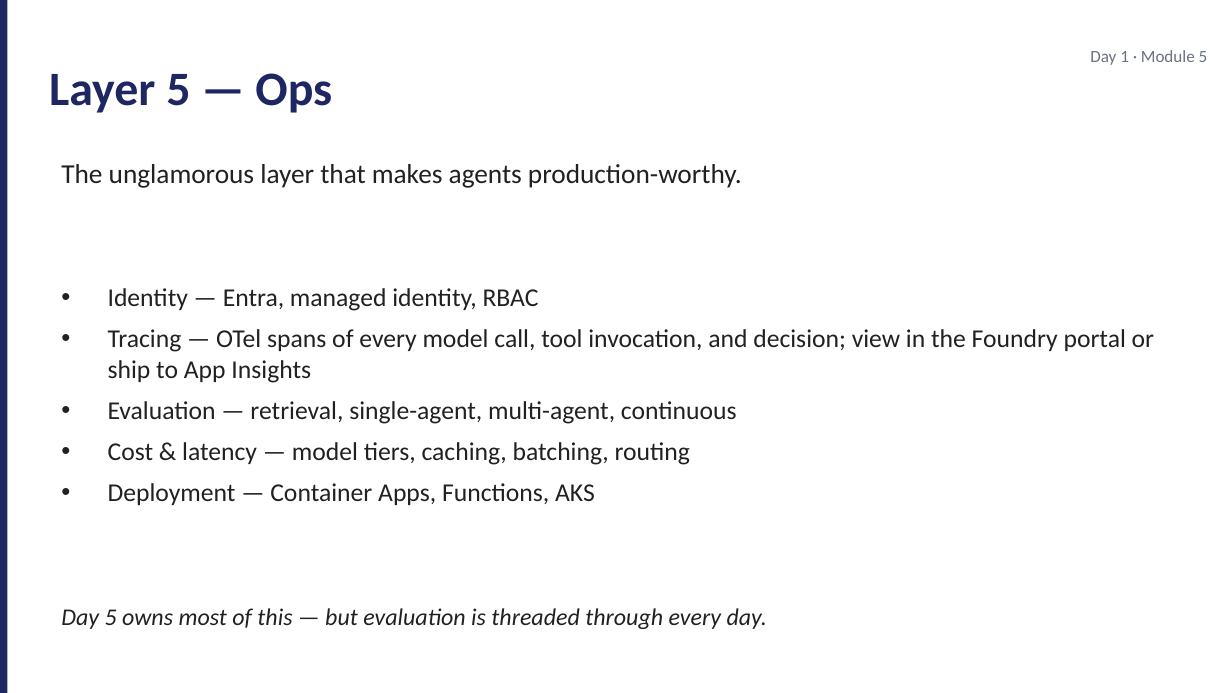
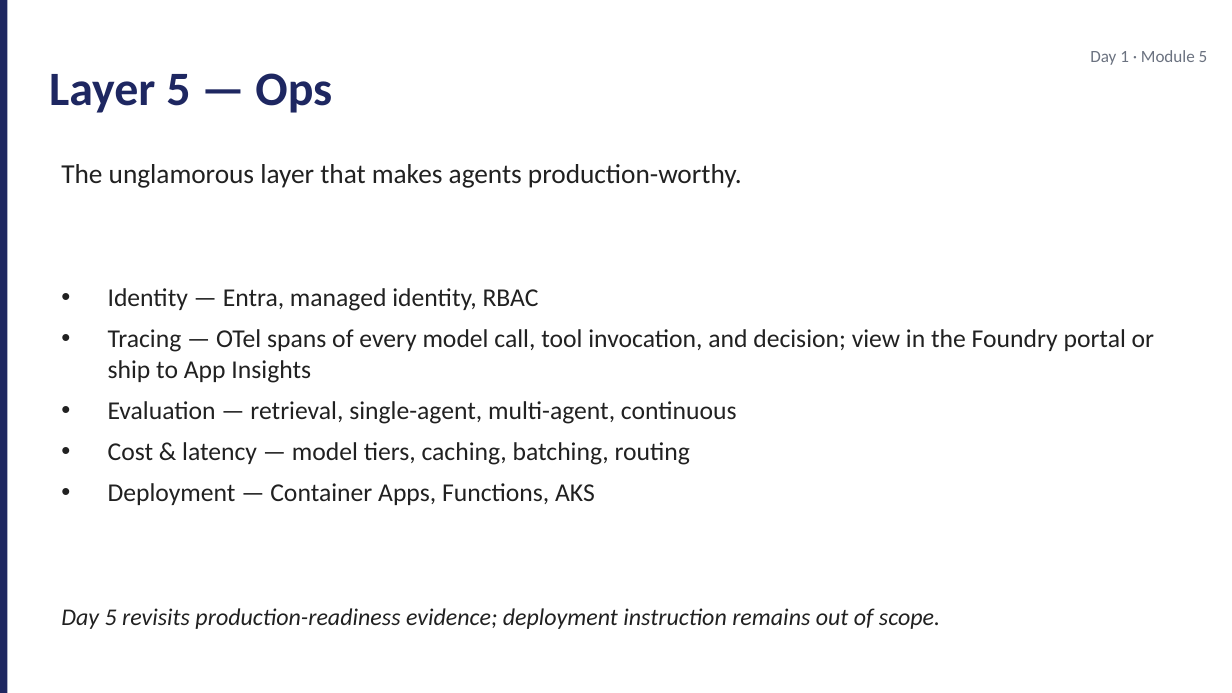
Before and after one commit to JimPiquant/Building-AI-Apps-and-Agents, a slide deck: slide 7 of decks/day1/module-5-agent-stack.pptx. Drawn at 1232x693 pixels with LibreOffice and Linux fonts; fonts in the diff are those of the drawing. Boxes give left, top, right and bottom in pixels: in the first picture for what was removed or moved away, otherwise in the second. Text is boxed around its words. In the diff, an @@ line names an element or a change of style, - is before the commit and + after.

```diff
--- a/decks/day1/module-5-agent-stack.pptx
+++ b/decks/day1/module-5-agent-stack.pptx
@@ text at <box>61,608,940,629</box>: text changed @@
-Day 5 owns most of this — but evaluation is threaded through every day.
+Day 5 revisits production-readiness evidence; deployment instruction remains out of scope.
```
Also in this commit, not shown: 1 other slide changed, 42 other files.
